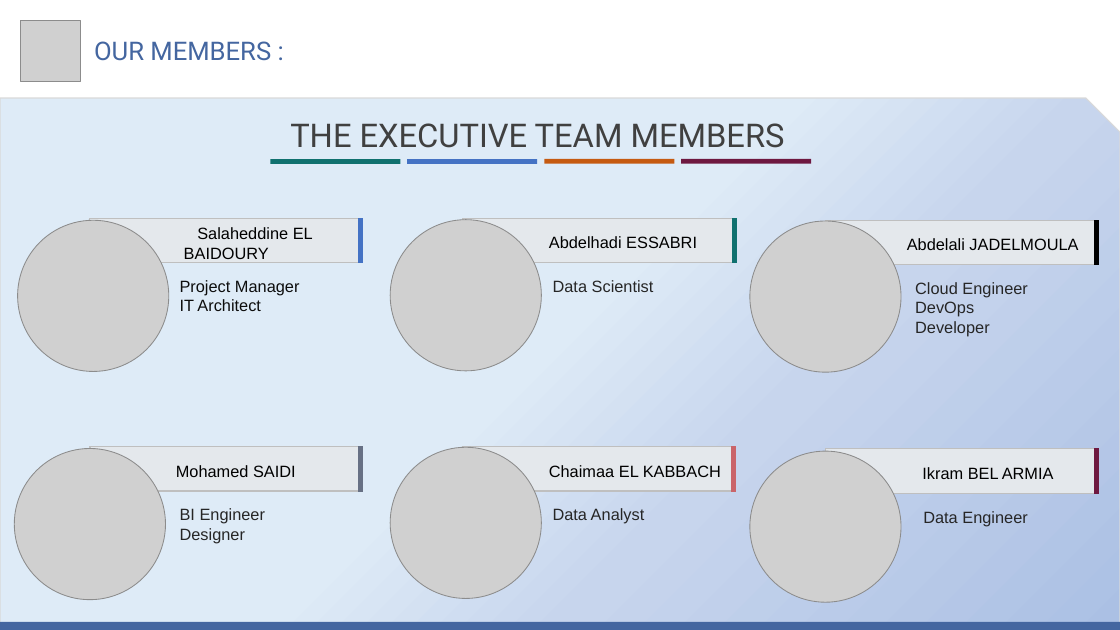
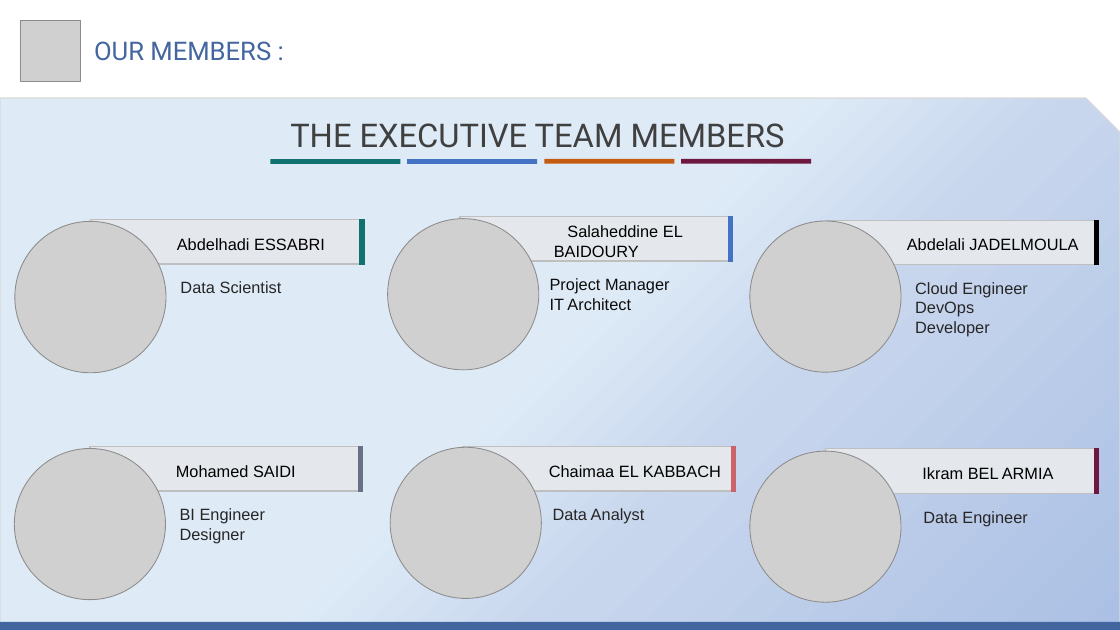
Before and after one commit to MiSalah/Real-Time-Data-Streaming-Analytics-System-for-tracking-Pedestrians, a slide deck: slide 3 of Progress' Presentations/Etat d'avancement - S1.pptx. Drawn at 1120x630 pixels with LibreOffice and Linux fonts; fonts in the diff are those of the drawing; grey boxes stand for pictures. Boxes give left, top, right and bottom in pixels: in the first picture for what was removed or moved away, otherwise in the second. Text is boxed around its words. In the diff, an @@ line names an element or a change of style, - is before the commit and + after.

```diff
--- a/Progress' Presentations/Etat d'avancement - S1.pptx
+++ b/Progress' Presentations/Etat d'avancement - S1.pptx
@@ picture added at [15,222,166,373] @@
@@ rectangle "Abdelhadi ESSABRI": place and size @@
-rectangle "Abdelhadi ESSABRI" at [463,218,736,263]
+rectangle "Abdelhadi ESSABRI" at [91,219,364,264]
@@ rectangle: place and size @@
-rectangle at [733,218,737,263]
+rectangle at [360,219,365,264]
@@ picture removed at [391,220,542,371] @@
@@ 2 rectangles, 1 picture, 1 text: place and size @@
-2 rectangles, 1 picture, 1 text at [18,218,363,371]
+2 rectangles, 1 picture, 1 text at [388,217,734,370]
@@ text "Data Scientist": place and size @@
-text "Data Scientist" at [553,280,654,292]
+text "Data Scientist" at [180,281,282,293]
```
Also in this commit, not shown: 2 other slides changed.
